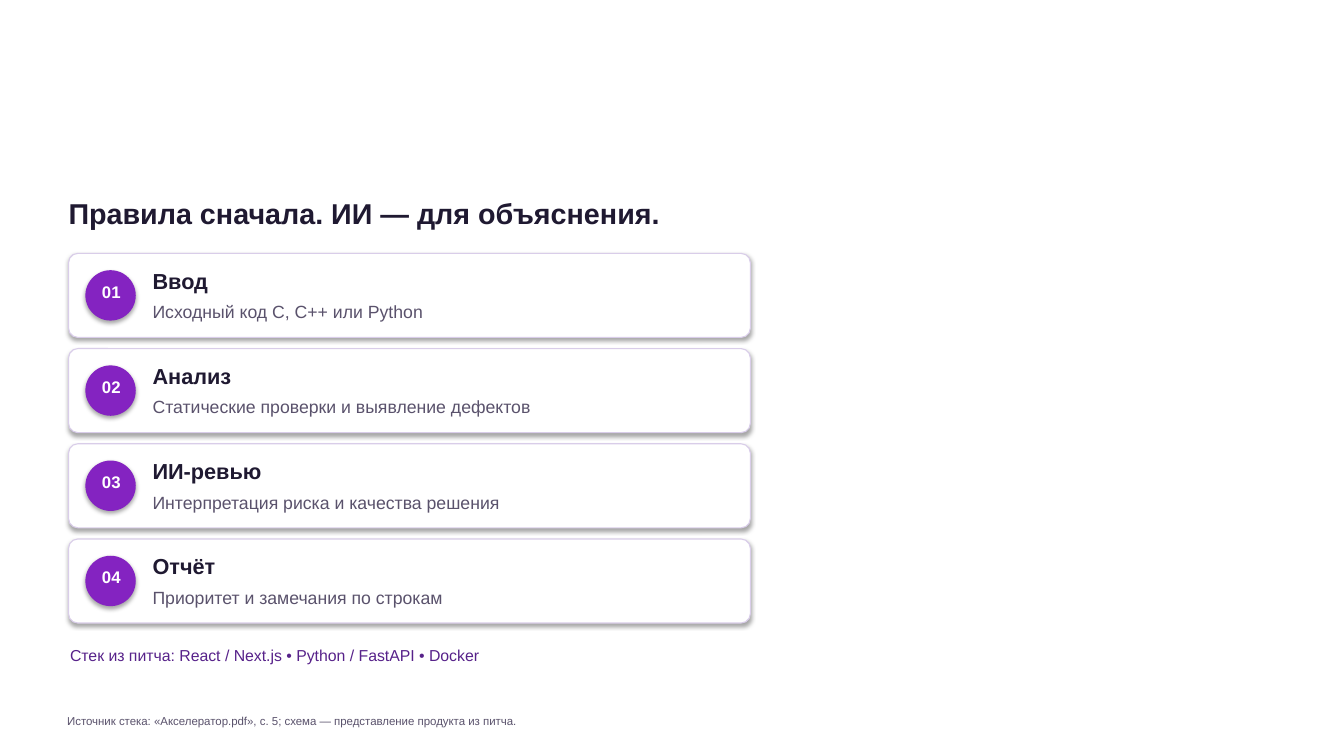
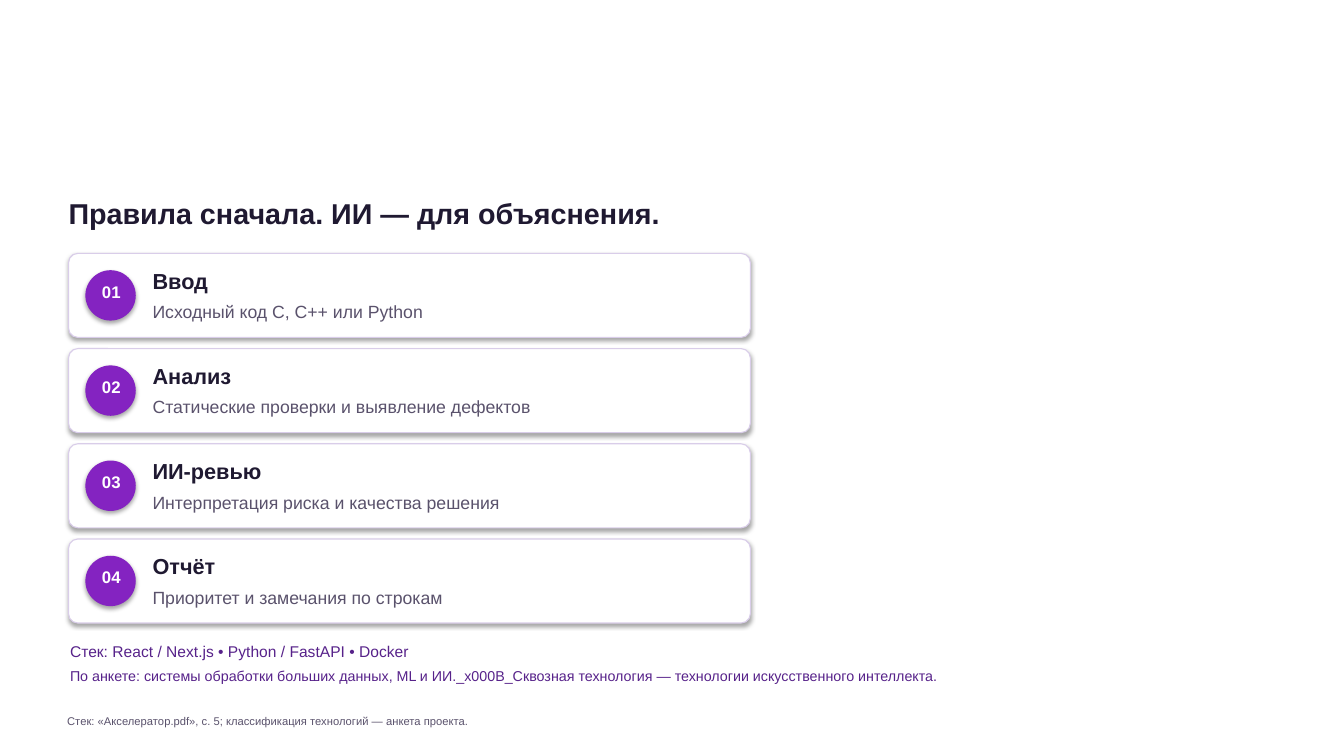
Before and after one commit to Athariyah/SyntaxRay, a slide deck: slide 4 of presentations/СинтексПруф_TechNet_ДГУ_2026.pptx. Drawn at 1344x756 pixels with LibreOffice and Linux fonts; fonts in the diff are those of the drawing; background and template pictures are left out. Boxes give left, top, right and bottom in pixels: in the first picture for what was removed or moved away, otherwise in the second. Text is boxed around its words. In the diff, an @@ line names an element or a change of style, - is before the commit and + after.

```diff
--- a/presentations/СинтексПруф_TechNet_ДГУ_2026.pptx
+++ b/presentations/СинтексПруф_TechNet_ДГУ_2026.pptx
@@ text at [70,645,408,661]: text changed; size 11.3 to 11.1 pt @@
-Стек из питча: React / Next.js • Python / FastAPI • Docker
+Стек: React / Next.js • Python / FastAPI • Docker
@@ text added at [70,670,854,684], 10.2 pt, text #57228A @@
+По анкете: системы обработки больших данных, ML и ИИ.
+Сквозная технология — технологии искусственного интеллекта.
@@ text at [67,717,468,728]: text changed; size 8.2 to 8 pt @@
-Источник стека: «Акселератор.pdf», с. 5; схема — представление продукта из питча.
+Стек: «Акселератор.pdf», с. 5; классификация технологий — анкета проекта.
```
Also in this commit, not shown: 3 other slides changed, 1 slide added, 1 slide removed, 3 other files.
